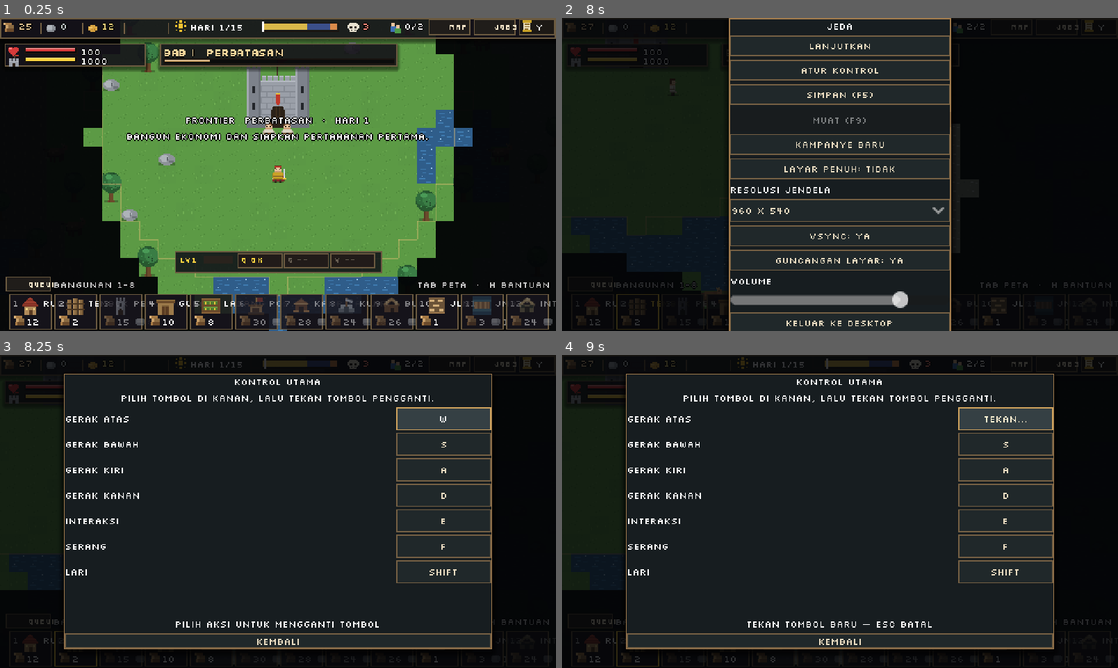
Above: before the commit, frames 1-4 (two rows, left to right).
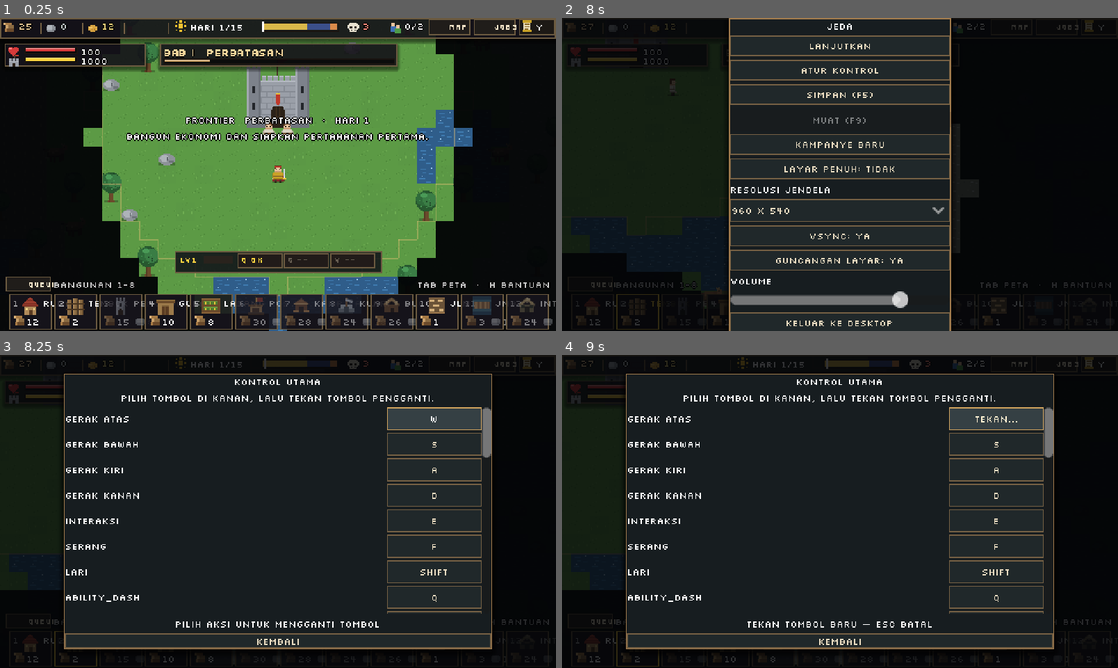
Above: after the commit, the same moments.

Repository: shimleabyte/hold-the-keep
Game: Godot game, scene res://scenes/main.tscn
Same seed, same stepped clock (60 frames per second), same inputs: the game is played once before the commit and once after it.
Inputs (mouse positions are in pixels of both pictures, inside the frame that each line leads up to):
- Up to frame 1 (0.25 s): no input
- Up to frame 2 (8 s): tap Enter at 0.5 s; move the mouse to (962, 158) at 0.52 s; hold D (move_right) 0.53-1.28 s; tap C (ability_cleave) at 0.6 s; click (962, 158) at 0.67 s; tap Q (ability_dash) at 0.8, 1.35 s; move the mouse to (728, 190) at 1.27 s; hold S (move_down) 1.28-2.03 s; tap V (ability_rally) at 1.55, 2.1 s; move the mouse to (895, 105) at 2.02 s; hold D (move_right) 2.03-2.78 s; hold F (attack) 2.03-2.78 s; move the mouse to (812, 237) at 2.77 s; hold W (move_up) 2.78-3.53 s; tap F (attack) at 2.85 s; click (812, 237) at 2.92 s; tap E (interact) at 3.05 s; move the mouse to (1006, 221) at 3.52 s; hold E (interact) 3.53-4.28 s; hold A (move_left) 3.53-5 s; tap Shift (sprint) at 3.8, 4.35 s; tap Escape (game_cancel, bound only after the commit) at 4.15 s; move the mouse to (673, 127) at 4.27 s; tap 1 (build_slot_1, bound only after the commit) at 4.55, 5.85 s; tap F9 (load_game, bound only after the commit) at 4.9 s; click "Lanjutkan" at 5 s; tap Space at 5.75 s; move the mouse to (867, 174) at 5.77 s; hold S (move_down) 5.78-6.53 s; click (867, 174) at 5.92 s; tap 0 (build_slot_10, bound only after the commit) at 6.05, 6.6 s; tap L (load_last_save, bound only after the commit) at 6.4 s; move the mouse to (756, 96) at 6.52 s; hold D (move_right) 6.53-7.28 s; tap 2 (build_slot_2, bound only after the commit) at 6.8, 7.35 s; tap P (menu_pause, bound only after the commit) at 7.15 s; move the mouse to (962, 158) at 7.27 s; hold W (move_up) from 7.28 s (still down); tap 3 (build_slot_3, bound only after the commit) at 7.55 s; tap F5 (save_game, bound only after the commit) at 7.9 s
- Up to frame 3 (8.25 s): release W (move_up) at 8 s; click "Atur kontrol" at 8 s
- Up to frame 4 (9 s): click "W" at 8.75 s

Frames 1-2 are identical in both runs. In frame 3, 1.3% of the frame differs, in the area x 11-89%, y 16-83%; in frame 4, 1.3%.

Commit message:
feat: centralize keyboard and gamepad input actions

Diff:
--- a/scripts/autoload/input_setup.gd
+++ b/scripts/autoload/input_setup.gd
@@ -1,18 +1,85 @@
 extends Node
-## Register input actions (keyboard + gamepad). Settings can replace the primary keyboard binding.
+## Canonical keyboard and gamepad command registry.
+## Settings reads DEFAULT_KEY_BINDINGS to restore only keyboard defaults.
+
+const DEFAULT_KEY_BINDINGS := {
+    "move_left": [KEY_A, KEY_LEFT],
+    "move_right": [KEY_D, KEY_RIGHT],
+    "move_up": [KEY_W, KEY_UP],
+    "move_down": [KEY_S, KEY_DOWN],
+    "interact": [KEY_E, KEY_SPACE],
+    "attack": [KEY_F],
+    "sprint": [KEY_SHIFT],
+    "ability_dash": [KEY_Q],
+    "ability_cleave": [KEY_C],
+    "ability_rally": [KEY_V],
+    "menu_pause": [KEY_P],
+    "game_cancel": [KEY_ESCAPE],
+    "save_game": [KEY_F5],
+    "load_game": [KEY_F9],
+    "load_last_save": [KEY_L],
+    "restart_game": [KEY_R],
+    "toggle_technology": [KEY_Y],
+    "toggle_objectives": [KEY_O],
+    "toggle_map": [KEY_TAB],
+    "toggle_help": [KEY_H, KEY_F1],
+    "toggle_fps": [KEY_F3],
+    "toggle_construction_queue": [KEY_N],
+    "command_expedition": [KEY_G],
+    "modifier_alt": [KEY_ALT],
+    "modifier_shift": [KEY_SHIFT],
+    "job_woodcutter": [KEY_T],
+    "job_miner": [KEY_M],
+    "job_farmer": [KEY_K],
+    "job_builder": [KEY_B],
+    "job_hunter": [KEY_J],
+    "job_scout": [KEY_U],
+    "job_healer": [KEY_I],
+    "job_blacksmith": [KEY_X],
+    "job_soldier": [KEY_R],
+    "build_slot_1": [KEY_1],
+    "build_slot_2": [KEY_2],
+    "build_slot_3": [KEY_3],
+    "build_slot_4": [KEY_4],
+    "build_slot_5": [KEY_5],
+    "build_slot_6": [KEY_6],
+    "build_slot_7": [KEY_7],
+    "build_slot_8": [KEY_8],
+    "build_slot_9": [KEY_9],
+    "build_slot_10": [KEY_0]
+}
+
+const DEFAULT_JOYPAD_BUTTON_BINDINGS := {
+    "move_left": [JOY_BUTTON_DPAD_LEFT],
+    "move_right": [JOY_BUTTON_DPAD_RIGHT],
+    "move_up": [JOY_BUTTON_DPAD_UP],
+    "move_down": [JOY_BUTTON_DPAD_DOWN],
+    "interact": [JOY_BUTTON_A],
+    "attack": [JOY_BUTTON_X],
+    "sprint": [JOY_BUTTON_LEFT_SHOULDER],
+    "ability_dash": [JOY_BUTTON_B],
+    "ability_cleave": [JOY_BUTTON_Y],
+    "ability_rally": [JOY_BUTTON_RIGHT_SHOULDER],
+    "menu_pause": [JOY_BUTTON_START],
+    "game_cancel": [JOY_BUTTON_BACK]
+}
+
+const DEFAULT_JOYPAD_AXIS_BINDINGS := {
+    "move_left": [[JOY_AXIS_LEFT_X, -1.0]],
+    "move_right": [[JOY_AXIS_LEFT_X, 1.0]],
+    "move_up": [[JOY_AXIS_LEFT_Y, -1.0]],
+    "move_down": [[JOY_AXIS_LEFT_Y, 1.0]]
+}
 
 
 func _ready() -> void:
-    _add("move_left", [KEY_A, KEY_LEFT], [JOY_BUTTON_DPAD_LEFT], [[JOY_AXIS_LEFT_X, -1.0]])
-    _add("move_right", [KEY_D, KEY_RIGHT], [JOY_BUTTON_DPAD_RIGHT], [[JOY_AXIS_LEFT_X, 1.0]])
-    _add("move_up", [KEY_W, KEY_UP], [JOY_BUTTON_DPAD_UP], [[JOY_AXIS_LEFT_Y, -1.0]])
-    _add("move_down", [KEY_S, KEY_DOWN], [JOY_BUTTON_DPAD_DOWN], [[JOY_AXIS_LEFT_Y, 1.0]])
-    _add("interact", [KEY_E, KEY_SPACE], [JOY_BUTTON_A], [])
-    _add("attack", [KEY_F], [JOY_BUTTON_X], [])
-    _add("sprint", [KEY_SHIFT], [JOY_BUTTON_LEFT_SHOULDER], [])
-    _add("ability_dash", [KEY_Q], [JOY_BUTTON_B], [])
-    _add("ability_cleave", [KEY_C], [JOY_BUTTON_Y], [])
-    _add("ability_rally", [KEY_V], [JOY_BUTTON_RIGHT_SHOULDER], [])
+    for action in DEFAULT_KEY_BINDINGS:
+        _add(
+            String(action),
+            DEFAULT_KEY_BINDINGS[action],
+            DEFAULT_JOYPAD_BUTTON_BINDINGS.get(action, []),
+            DEFAULT_JOYPAD_AXIS_BINDINGS.get(action, [])
+        )
     var click := InputEventMouseButton.new()
     click.button_index = MOUSE_BUTTON_LEFT
     InputMap.action_add_event("attack", click)
@@ -21,16 +88,16 @@
 func _add(action: String, keys: Array, buttons: Array, axes: Array) -> void:
     if not InputMap.has_action(action):
         InputMap.add_action(action, 0.3)
-    for k in keys:
-        var e := InputEventKey.new()
-        e.physical_keycode = k as Key
-        InputMap.action_add_event(action, e)
-    for b in buttons:
-        var e := InputEventJoypadButton.new()
-        e.button_index = b as JoyButton
-        InputMap.action_add_event(action, e)
-    for a in axes:
-        var e := InputEventJoypadMotion.new()
-        e.axis = a[0] as JoyAxis
-        e.axis_value = a[1]
-        InputMap.action_add_event(action, e)
+    for key_code in keys:
+        var key_event := InputEventKey.new()
+        key_event.physical_keycode = key_code as Key
+        InputMap.action_add_event(action, key_event)
+    for button_code in buttons:
+        var button_event := InputEventJoypadButton.new()
+        button_event.button_index = button_code as JoyButton
+        InputMap.action_add_event(action, button_event)
+    for axis_data in axes:
+        var axis_event := InputEventJoypadMotion.new()
+        axis_event.axis = axis_data[0] as JoyAxis
+        axis_event.axis_value = axis_data[1]
+        InputMap.action_add_event(action, axis_event)
--- a/scripts/autoload/settings.gd
+++ b/scripts/autoload/settings.gd
@@ -5,16 +5,50 @@
 const MIN_WINDOW_SIZE := Vector2i(960, 540)
 const MIN_VIEWPORT_SIZE := Vector2i(480, 270)
 const VIEWPORT_PIXEL_SCALE := 2
+const BINDABLE_GROUPS := [
+    {
+        "title": "MOVEMENT & COMBAT",
+        "actions": [
+            "move_up", "move_down", "move_left", "move_right",
+            "interact", "attack", "sprint",
+            "ability_dash", "ability_cleave", "ability_rally"
+        ]
+    },
+    {
+        "title": "VILLAGE JOBS",
+        "actions": [
+            "job_woodcutter", "job_miner", "job_farmer", "job_builder",
+            "job_hunter", "job_scout", "job_healer", "job_blacksmith", "job_soldier"
+        ]
+    },
+    {
+        "title": "BUILDING SLOTS",
+        "actions": [
+            "build_slot_1", "build_slot_2", "build_slot_3", "build_slot_4", "build_slot_5",
+            "build_slot_6", "build_slot_7", "build_slot_8", "build_slot_9", "build_slot_10"
+        ]
+    },
+    {
+        "title": "SYSTEM & STRATEGY",
+        "actions": [
+            "menu_pause", "toggle_technology", "toggle_objectives", "toggle_map",
+            "toggle_help", "toggle_fps", "toggle_construction_queue",
+            "command_expedition", "save_game", "load_game"
+        ]
+    }
+]
 const BINDABLE_ACTIONS := [
     "move_up", "move_down", "move_left", "move_right",
-    "interact", "attack", "sprint"
+    "interact", "attack", "sprint", "ability_dash", "ability_cleave", "ability_rally",
+    "job_woodcutter", "job_miner", "job_farmer", "job_builder", "job_hunter",
+    "job_scout", "job_healer", "job_blacksmith", "job_soldier",
+    "build_slot_1", "build_slot_2", "build_slot_3", "build_slot_4", "build_slot_5",
+    "build_slot_6", "build_slot_7", "build_slot_8", "build_slot_9", "build_slot_10",
+    "menu_pause", "toggle_technology", "toggle_objectives", "toggle_map",
+    "toggle_help", "toggle_fps", "toggle_construction_queue",
+    "command_expedition", "save_game", "load_game"
 ]
-const RESERVED_KEYS := [
-    KEY_ESCAPE, KEY_P, KEY_Y, KEY_H, KEY_F1, KEY_F3, KEY_F5, KEY_F9,
-    KEY_T, KEY_M, KEY_K, KEY_R, KEY_1, KEY_2, KEY_3, KEY_4, KEY_5, KEY_6,
-    KEY_TAB, KEY_ENTER, KEY_KP_ENTER, KEY_G,
-    KEY_Q, KEY_C, KEY_V
-]
+const RESERVED_KEYS := [KEY_ESCAPE, KEY_ENTER, KEY_KP_ENTER]
 
 var fullscreen := false
 var windowed_size := Vector2i(1280, 720)
@@ -79,19 +113,43 @@
 
 
 func _apply_custom_bindings() -> void:
-    for action in custom_bindings:
-        _replace_keyboard_binding(String(action), int(custom_bindings[action]))
+    var accepted: Dictionary = {}
+    for action in BINDABLE_ACTIONS:
+        if not custom_bindings.has(action):
+            continue
+        var code := int(custom_bindings[action])
+        if code <= 0 or code in RESERVED_KEYS or code in [KEY_SHIFT, KEY_CTRL, KEY_ALT, KEY_META]:
+            continue
+        if _key_is_used_by_other_action(action, code):
+            continue
+        _replace_keyboard_binding(action, code)
+        accepted[action] = code
+    custom_bindings = accepted
 
 
 func _replace_keyboard_binding(action: String, code: int) -> void:
+    _replace_keyboard_bindings(action, [code])
+
+
+func _replace_keyboard_bindings(action: String, codes: Array) -> void:
     if not InputMap.has_action(action):
         return
     for event in InputMap.action_get_events(action):
         if event is InputEventKey:
             InputMap.action_erase_event(action, event)
-    var key := InputEventKey.new()
-    key.physical_keycode = code as Key
-    InputMap.action_add_event(action, key)
+    for code_value in codes:
+        var key := InputEventKey.new()
+        key.physical_keycode = int(code_value) as Key
+        InputMap.action_add_event(action, key)
+
+
+func restore_default_bindings() -> void:
+    custom_bindings.clear()
+    for action in BINDABLE_ACTIONS:
+        _replace_keyboard_bindings(
+            action, InputSetup.DEFAULT_KEY_BINDINGS.get(action, [])
+        )
+    save_settings()
 
 
 func _key_is_used_by_other_action(action: String, code: int) -> bool:
--- a/tests/input_rebinding.gd
+++ b/tests/input_rebinding.gd
@@ -1,5 +1,5 @@
 extends SceneTree
-## Checks persisted keyboard rebinding, duplicate rejection, and protected shortcuts.
+## Checks command registration, gamepad defaults, conflicts, persistence and reset.
 
 
 func check(condition: bool, message: String) -> bool:
@@ -14,7 +14,23 @@
     # SceneTree scripts begin before the project's autoload _ready callbacks.
     await process_frame
     var settings = root.get_node("Settings")
-    if not check(InputMap.has_action("move_up"), "InputSetup must register actions before rebinding"):
+    for action in settings.BINDABLE_ACTIONS:
+        if not check(InputMap.has_action(action), "InputSetup must register bindable action: " + action):
+            return
+    if not check(InputMap.has_action("game_cancel") and InputMap.has_action("restart_game"),
+        "Context-only system actions must also be registered"):
+        return
+    var move_has_gamepad := false
+    for event in InputMap.action_get_events("move_up"):
+        if event is InputEventJoypadButton or event is InputEventJoypadMotion:
+            move_has_gamepad = true
+    if not check(move_has_gamepad, "Movement must retain its default gamepad bindings"):
+        return
+    var ability_has_gamepad := false
+    for event in InputMap.action_get_events("ability_dash"):
+        if event is InputEventJoypadButton:
+            ability_has_gamepad = true
+    if not check(ability_has_gamepad, "Combat abilities must retain their default gamepad bindings"):
         return
 
     var previous_bindings: Dictionary = settings.custom_bindings.duplicate()
@@ -22,25 +38,51 @@
     for action in settings.BINDABLE_ACTIONS:
         previous_events[action] = InputMap.action_get_events(action).duplicate()
 
-    if not check(settings.set_key_binding("move_up", KEY_I),
+    if not check(settings.set_key_binding("move_up", KEY_Z),
         "A free key should be accepted"):
         return
-    if not check(settings.get_key_binding("move_up") == KEY_I,
+    if not check(settings.get_key_binding("move_up") == KEY_Z,
         "InputMap should apply the new key immediately"):
         return
-    if not check(not settings.set_key_binding("move_down", KEY_I),
-        "A key already used by another core action must be rejected"):
+    if not check(not settings.set_key_binding("move_down", KEY_Z),
+        "A key already used by another bindable action must be rejected"):
+        return
+    if not check(not settings.set_key_binding("move_up", KEY_I),
+        "A key assigned to the Healer job command must be rejected"):
         return
     if not check(not settings.set_key_binding("move_up", KEY_P),
-        "Hardcoded menu shortcuts must be protected"):
+        "The Menu command must participate in duplicate-key detection"):
+        return
+    if not check(not settings.set_key_binding("move_up", KEY_ESCAPE),
+        "Escape must remain reserved for cancellation"):
+        return
+    if not check(settings.set_key_binding("ability_dash", KEY_F2),
+        "Ability actions must be rebindable"):
+        return
+    if not check(not settings.set_key_binding("toggle_technology", KEY_F2),
+        "Ability and strategic commands must share one conflict registry"):
         return
 
     var config := ConfigFile.new()
     if not check(config.load("user://settings.cfg") == OK,
         "Settings file should exist after rebinding"):
         return
-    if not check(int(config.get_value("input", "move_up", 0)) == KEY_I,
-        "New key should persist in settings.cfg"):
+    if not check(int(config.get_value("input", "move_up", 0)) == KEY_Z,
+        "Movement binding should persist in settings.cfg"):
+        return
+    if not check(int(config.get_value("input", "ability_dash", 0)) == KEY_F2,
+        "Ability binding should persist in settings.cfg"):
+        return
+
+    settings.restore_default_bindings()
+    if not check(settings.get_key_binding("move_up") == KEY_W,
+        "Restore defaults must restore the first movement key"):
+        return
+    if not check(settings.get_key_binding("ability_dash") == KEY_Q,
+        "Restore defaults must restore ability defaults"):
+        return
+    if not check(settings.custom_bindings.is_empty(),
+        "Restore defaults must clear stored overrides"):
         return
 
     settings.custom_bindings = previous_bindings
@@ -50,5 +92,5 @@
             InputMap.action_add_event(action, event)
     settings.save_settings()
 
-    print("PASS: key rebinding, duplicate/reserved rejection, settings persistence, and restoration")
+    print("PASS: full command registry, gamepad defaults, keyboard rebinding, conflict protection, persistence and reset")
     quit()
